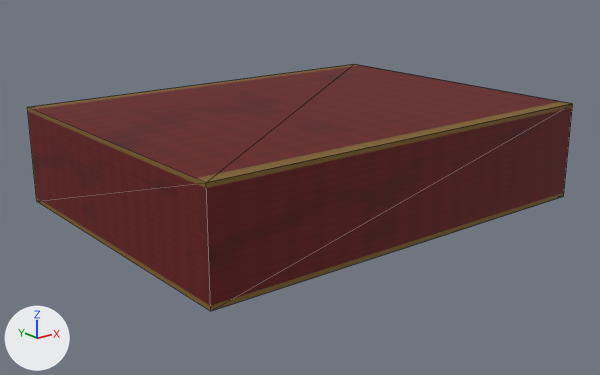
A saved change to the Blender file blender_src/props/book_red.blend.
Both versions are drawn from a 50 mm lens placed at (-0.236, -0.293, 0.1), pointed at (-0.005, -0.005, -0.015). The lights are fixed; the arrows at lower left show +X, +Y and +Z. The first picture is the older version. Mesh edges are drawn as thin lines.

The first picture shows 'Cover'.
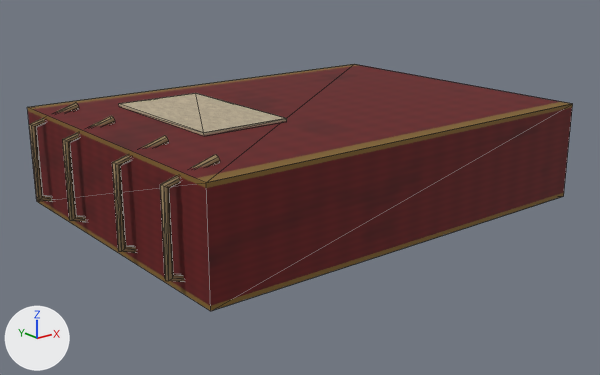
Pixel boxes (x1, y1, x2, y2) of what changed, in the pictures (600 x 375 px):
'Art_FadedThread', added
    after: (29, 103, 220, 282)
'Art_Parchment', added (beige)
    after: (119, 93, 287, 136)

Patch to the scene script:
```diff
--- a/blender_src/props/book_red.blend.py
+++ b/blender_src/props/book_red.blend.py
@@ img_woven_paper @@
+img_woven_paper = load_image('woven_paper', '_unpacked/woven_paper', 256, 256, 'sRGB')
@@ mat_fadedthread @@
+mat_fadedthread = principled_material('FadedThread')
+mat_fadedthread.base_color = (0.29, 0.2, 0.1)  # brown #937c59
+mat_fadedthread.roughness = 0.89
@@ mat_parchment @@
+mat_parchment = bpy.data.materials.new('Parchment')
+# colours: beige #cebfa2
+# uses the picture img_woven_paper
@@ me_art_fadedthread @@
+me_art_fadedthread.from_pydata(...)  # 128 vertices, 168 faces; spans x -0.1065..-0.0835, y -0.0587..0.0587, z -0.0236..0.0256
+me_art_fadedthread.materials.append(mat_fadedthread)  # brown #937c59
@@ me_art_parchment @@
+me_art_parchment.from_pydata(...)  # 48 vertices, 24 faces; spans x -0.088..0.096, y -0.072..0.072, z -0.016..0.024
+me_art_parchment.materials.append(mat_parchment)
@@ ob_art_fadedthread @@
+ob_art_fadedthread = bpy.data.objects.new('Art_FadedThread', me_art_fadedthread)
+ob_art_fadedthread.parent = ob_book_red
+ob_art_fadedthread.location = (0.0, 0.0, 0.0)
@@ ob_art_parchment @@
+ob_art_parchment = bpy.data.objects.new('Art_Parchment', me_art_parchment)
+ob_art_parchment.parent = ob_book_red
+ob_art_parchment.location = (0.0, 0.0, 0.0)
```
